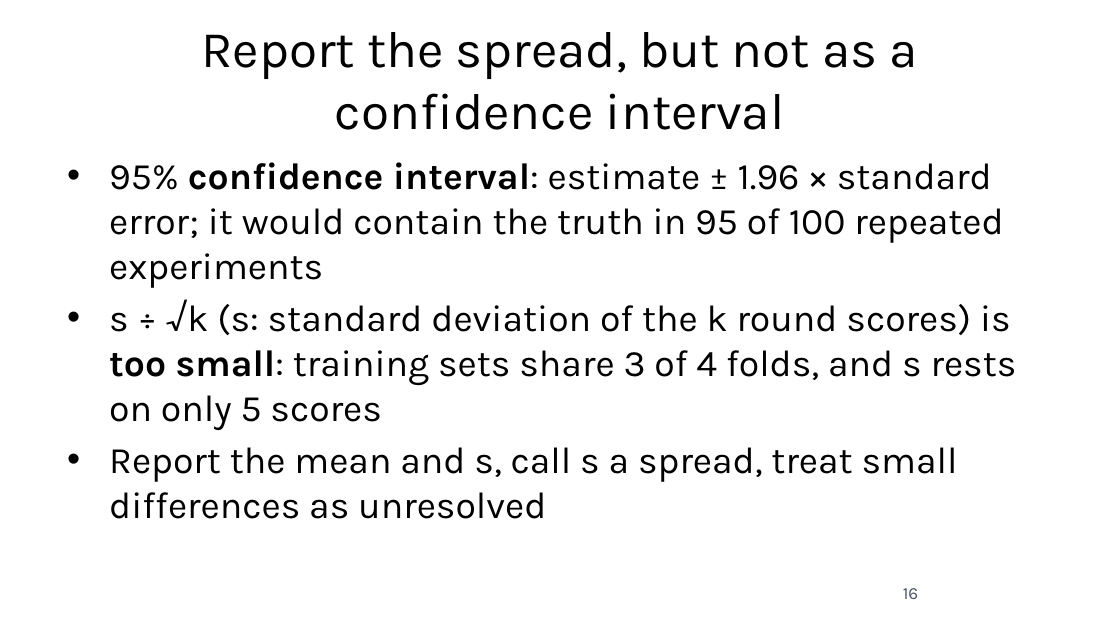
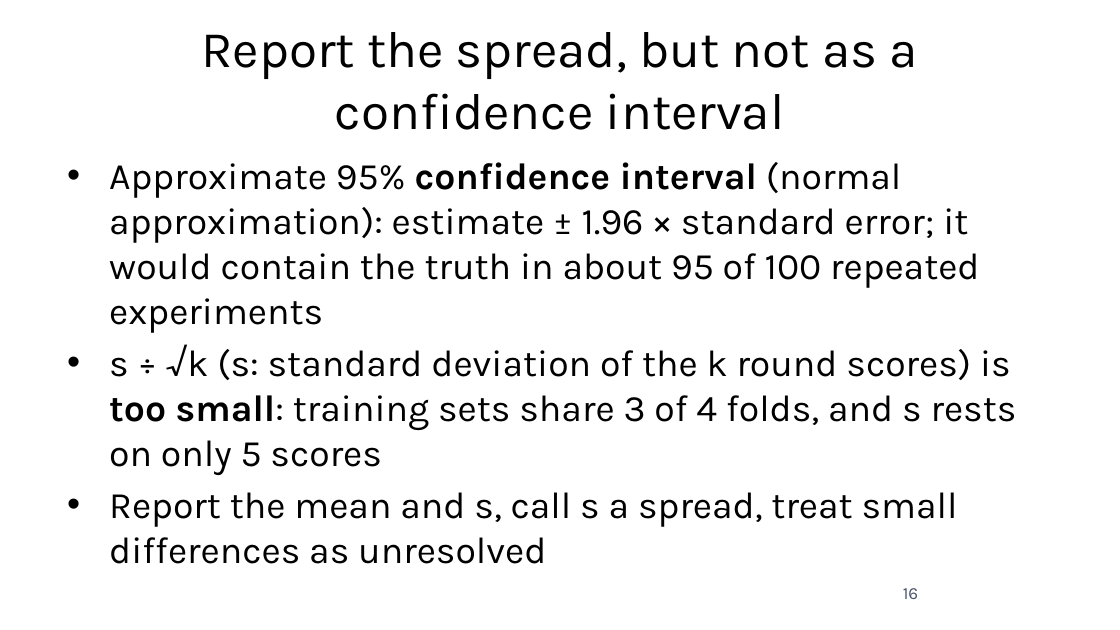
Before and after one commit to fabioantonini/technologies-for-artificial-intelligence, a slide deck: slide 16 of Lessons/05_experimental_methodology/Slides/experimental_methodology_slides.pptx. Drawn at 1120x630 pixels with LibreOffice and Linux fonts; fonts in the diff are those of the drawing; background and template pictures are left out. Boxes give left, top, right and bottom in pixels: in the first picture for what was removed or moved away, otherwise in the second. Text is boxed around its words. In the diff, an @@ line names an element or a change of style, - is before the commit and + after.

```diff
--- a/Lessons/05_experimental_methodology/Slides/experimental_methodology_slides.pptx
+++ b/Lessons/05_experimental_methodology/Slides/experimental_methodology_slides.pptx
@@ text at bbox=[109, 162, 979, 333]: text changed @@
-• 95% confidence interval: estimate ± 1.96 × standard error; it would contain the truth in 95 of 100 repeated experiments
+• Approximate 95% confidence interval (normal approximation): estimate ± 1.96 × standard error; it would contain the truth in about 95 of 100 repeated experiments
```
Also in this commit, not shown: 8 other slides changed, 17 other files.
